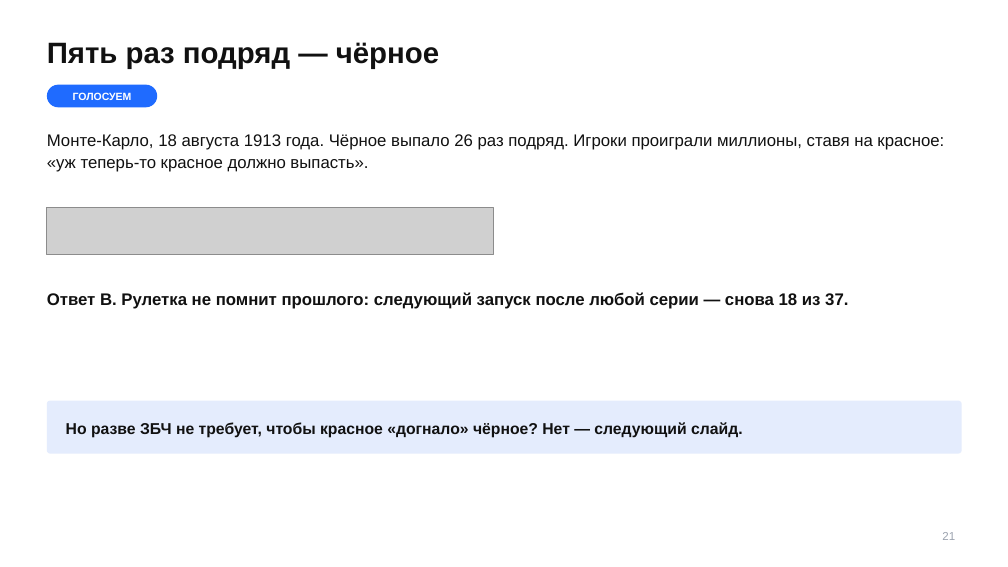
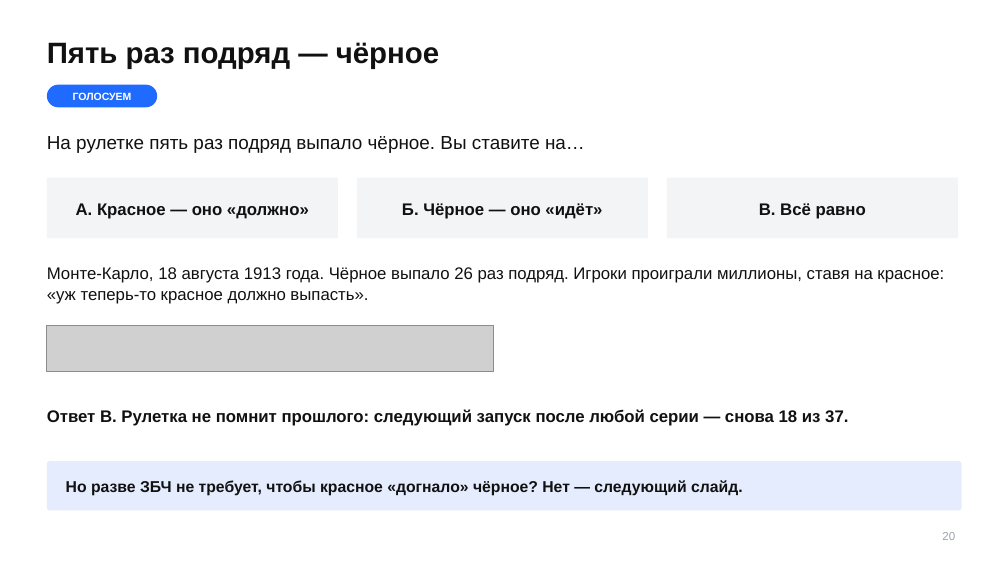
Before and after one commit to TheTonyPub/probability-theory-2026, a slide deck: slide 20 of lectures/07_lln-clt-17-25-2.pptx (slide 21 before the commit). Drawn at 1008x567 pixels with LibreOffice and Linux fonts; fonts in the diff are those of the drawing; grey boxes stand for pictures. Boxes give left, top, right and bottom in pixels: in the first picture for what was removed or moved away, otherwise in the second. Text is boxed around its words. In the diff, an @@ line names an element or a change of style, - is before the commit and + after.

```diff
--- a/lectures/07_lln-clt-17-25-2.pptx
+++ b/lectures/07_lln-clt-17-25-2.pptx
@@ text at (x1=47, y1=136, x2=585, y2=153): text changed; size 16 to 18 pt @@
-Монте-Карло, 18 августа 1913 года. Чёрное выпало 26 раз подряд. Игроки проиграли миллионы, ставя на красное: «уж теперь-то красное должно выпасть».
+На рулетке пять раз подряд выпало чёрное. Вы ставите на…
@@ rectangle added at (x1=47, y1=178, x2=338, y2=238), fill #F3F4F6 @@
@@ rectangle added at (x1=357, y1=178, x2=648, y2=238), fill #F3F4F6 @@
@@ rectangle added at (x1=667, y1=178, x2=958, y2=238), fill #F3F4F6 @@
@@ text added at (x1=76, y1=203, x2=309, y2=219), 16 pt, text #111111, bold @@
+А. Красное — оно «должно»
@@ text added at (x1=402, y1=203, x2=602, y2=219), 16 pt, text #111111, bold @@
+Б. Чёрное — оно «идёт»
@@ text added at (x1=759, y1=203, x2=866, y2=219), 16 pt, text #111111, bold @@
+В. Всё равно
@@ text added at (x1=47, y1=267, x2=944, y2=304), 16 pt, text #111111 @@
+Монте-Карло, 18 августа 1913 года. Чёрное выпало 26 раз подряд. Игроки проиграли миллионы, ставя на красное: «уж теперь-то красное должно выпасть».
@@ picture moved from (x1=47, y1=208, x2=494, y2=254) to (x1=47, y1=325, x2=494, y2=371) @@
@@ text "Ответ В. Рулетка не помнит ..." moved from (x1=47, y1=292, x2=848, y2=309) to (x1=47, y1=409, x2=848, y2=426) @@
@@ rounded rectangle resized from (x1=47, y1=401, x2=962, y2=454) to (x1=47, y1=461, x2=962, y2=510) @@
@@ text "Но разве ЗБЧ не требует, ..." moved from (x1=66, y1=422, x2=743, y2=438) to (x1=66, y1=480, x2=743, y2=496) @@
@@ text at (x1=942, y1=532, x2=955, y2=540): text changed @@
-21
+20
```
Also in this commit, not shown: 26 other slides changed, 1 slide removed.
